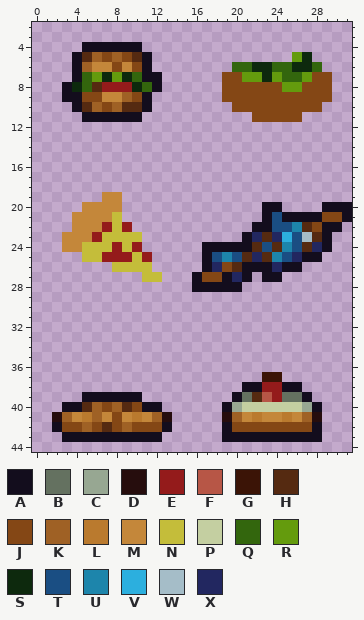
Pixel-art sprite: Entities/Industry/Kitchen/RecipeIcons.png. That is the earlier state.
The file is 32x64 pixels. Shown: x 0..31, y 2..44.
Palette (. is transparent): A #130d1d  B #647160  C #97a792  D #260d0d  E #941b1b  F #b75646  G #3b1406  H #552a11  J #844715  K #9f6125  L #ba7a2e  M #c4873a  N #c4bd3a  P #c4cfa1  Q #33660d  R #649b0d  S #0d290d  T #1a4e83  U #1d85ab  V #2cafde  W #a5bdc8  X #222760
Pixels before, first column x 2:
 4 ...AAAAAA.....................
 5 ..AHKJKJHA..............RS....
 6 ..AKMMJMJA........QQSSQQSSQ...
 7 ..AQRSRSQAA......JJRRSRQQRJJ..
 8 .ASQHEEESQA......JJJJJJRRJJJ..
 9 .AAJJMMKJA.......JJJJJJJJJJJ..
10 ..AHKJKHHA........JJJJJJJJJ...
11 ...AAAAAA...........JJJJJ.....
12 ..............................
13 ..............................
14 ..............................
15 ..............................
16 ..............................
17 ..............................
18 ..............................
19 .....MM.......................
20 ...MMMM..............AA....AAA
21 ..MMMMN..............ATAAAAJJA
22 ..MMMENE............AATTUHJAA.
23 .MMMENNNN..........AXHXVTWHA..
24 .MMNNNENE......AAAAAHTHUTHXA..
25 ...NNEEENE.....ATUTHXHUTXAA...
26 ......NNNN.....AXJHAAAXAA.....
27 .........NN...AJJAXA.AA.......
28 ..............AAAAA...........
29 ..............................
30 ..............................
31 ..............................
32 ..............................
33 ..............................
34 ..............................
35 ..............................
36 ..............................
37 .....................GG.......
38 ...................AAEEAA.....
39 ...AAAAAA.........ABHFEBBA....
40 .AAHKJKHJAA......ACPPPPPPCA...
41 DKMLKMJMLMKD.....DKMLMMLMKD...
42 AJJKJHJKJJJA.....AJJJJJJJJA...
43 .AAAAAAAAAA......AAAAAAAAAA...
Once edited:
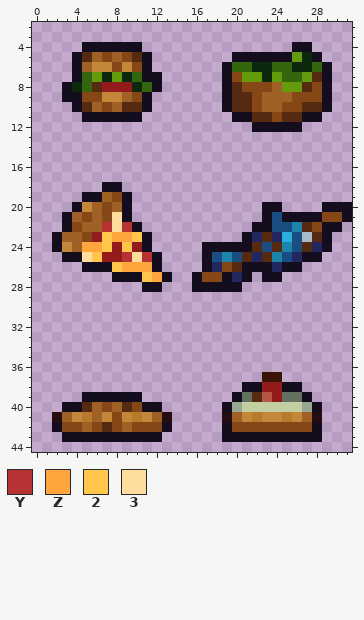
Colours new in this view: Y #b73333  Z #fea53d  2 #ffc64b  3 #ffdd9c
Change:
y 4: x 26..27 .. -> AA
y 5: x 20..25 ...... -> AAAAAA; x 28 . -> A
y 6: x 19 . -> A; x 29 . -> A
y 7: x 19 J -> A; x 28..29 JJ -> HA
y 8: x 19..20 JJ -> AH; x 24 J -> K; x 27 J -> H; x 29 J -> A
y 9: x 19..21 JJJ -> AHH; x 23..25 JJJ -> KKK; x 29 J -> A
y 10: x 19..21 .JJ -> AHH; x 23..24 JJ -> KK; x 27..29 JJ. -> HHA
y 11: x 20..23 ..JJ -> AAHH; x 25..28 JJ.. -> HHAA
y 12: x 22..26 ..... -> AAAAA
y 18: x 7..8 .. -> AA
y 19: x 5..9 ..MM. -> AAKJA
y 20: x 4 . -> A; x 6..9 MMM. -> KJKA
y 21: x 3..9 .MMMMN. -> AKJKJ3A
y 22: x 3..10 .MMMENE. -> AJKKY3YA
y 23: x 2..5 .MMM -> AKKJ; x 7..11 NNNN. -> 2ZZ2A
y 24: x 2 . -> A; x 4..7 MNNN -> KZZ2; x 9 N -> 2; x 11 . -> A
y 25: x 3..6 ..NN -> AA32; x 9..12 ENE. -> Y3YA
y 26: x 5..12 ...NNNN. -> AAA2ZZZA
y 27: x 8..13 ...NN. -> AAA2ZA
y 28: x 11..12 .. -> AA
Boxes around the changes in both pictures, in picture pixels (x1, y1, x2, y2):
changed: (222, 42, 332, 132)
changed: (52, 182, 172, 292)
